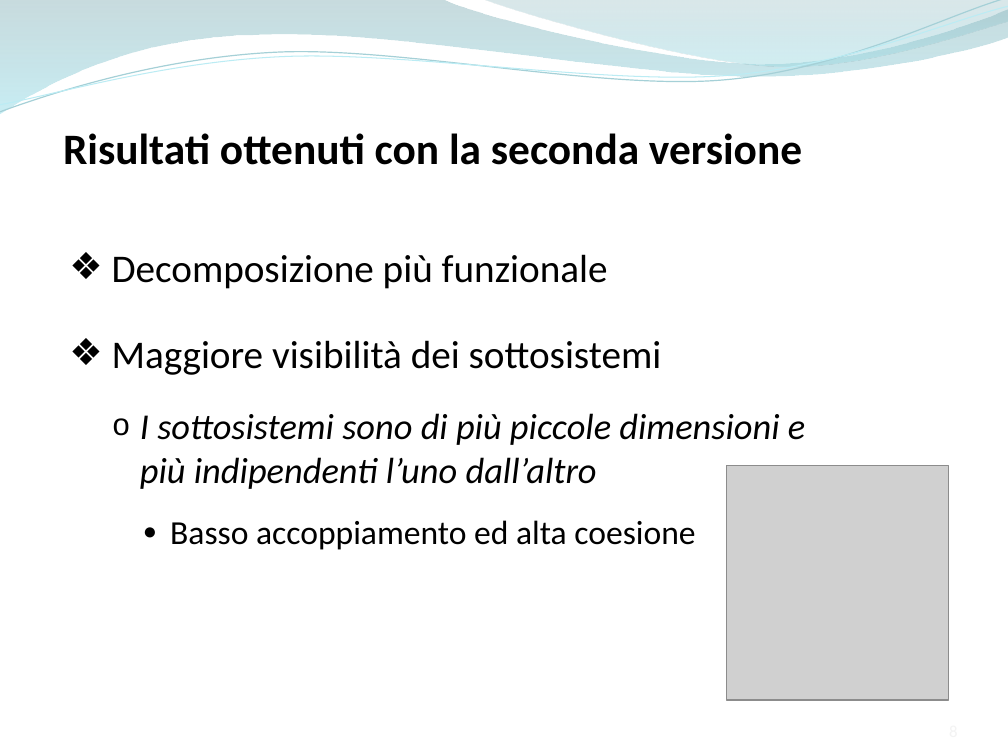
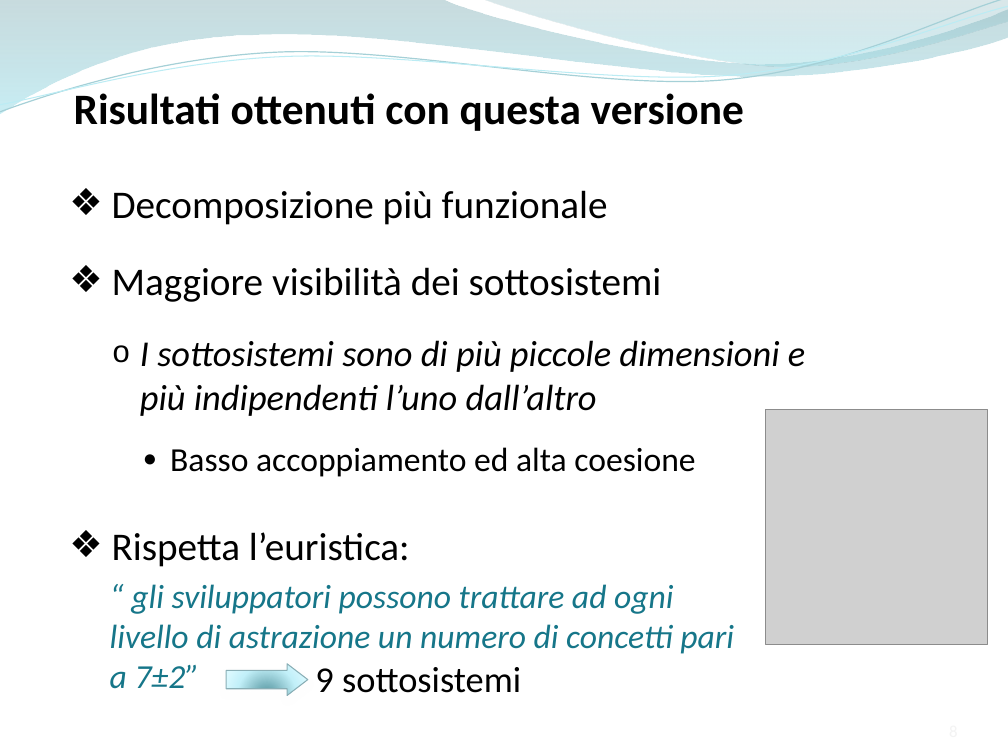
Before and after one commit to ammirate/at-silo, a slide deck: slide 8 of Presentazione/Atsilo2/Ferrara/Ferrara_M_PresentazioneFinale.pptx. Drawn at 1008x756 pixels with LibreOffice and Linux fonts; fonts in the diff are those of the drawing; grey boxes stand for pictures. Boxes give left, top, right and bottom in pixels: in the first picture for what was removed or moved away, otherwise in the second. Text is boxed around its words. In the diff, an @@ line names an element or a change of style, - is before the commit and + after.

```diff
--- a/Presentazione/Atsilo2/Ferrara/Ferrara_M_PresentazioneFinale.pptx
+++ b/Presentazione/Atsilo2/Ferrara/Ferrara_M_PresentazioneFinale.pptx
@@ text at [74, 88, 744, 131]: text changed @@
-Risultati ottenuti con la seconda versione
+Risultati ottenuti con questa versione
@@ text "Decomposizione più funzionale" rewrapped from [112, 254, 805, 550] to [112, 190, 805, 477] @@
@@ picture: place and size @@
-picture at [726, 466, 948, 701]
+picture at [766, 409, 988, 644]
@@ text added at [110, 532, 734, 689], 24 pt, text #167689, italic @@
+❖ Rispetta l’euristica:
+  “ gli sviluppatori possono trattare ad ogni livello di astrazione un numero di concetti pari a 7±2”
@@ right arrow added at [226, 663, 307, 695], fill gradient #50929C to #C3F1F9 to #DBFAFF, outline #8AAFB5 0.75 pt @@
@@ text added at [315, 667, 521, 693], 26 pt, text #000000 @@
+9 sottosistemi
```
Also in this commit, not shown: 4 other slides changed, 2 slides removed.
